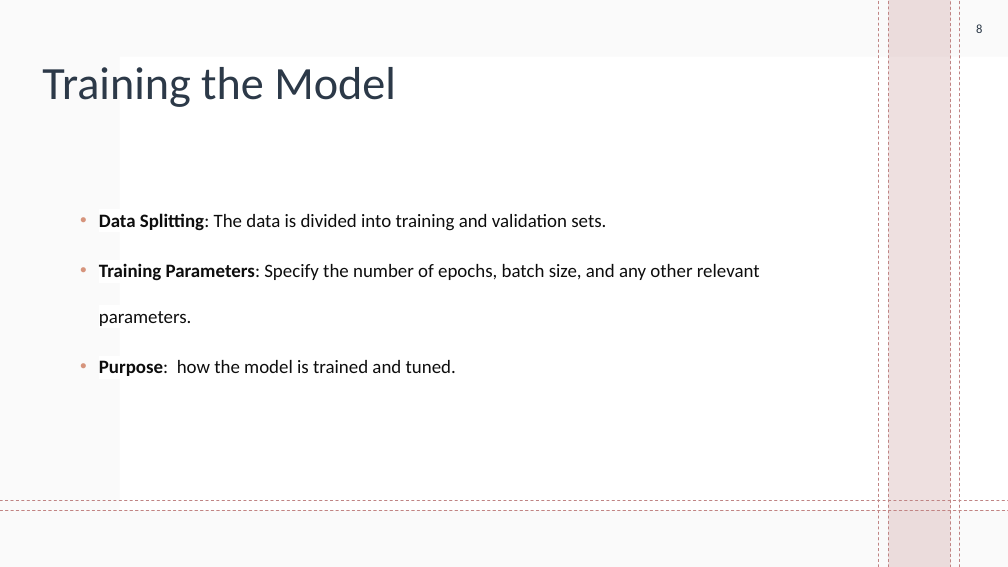
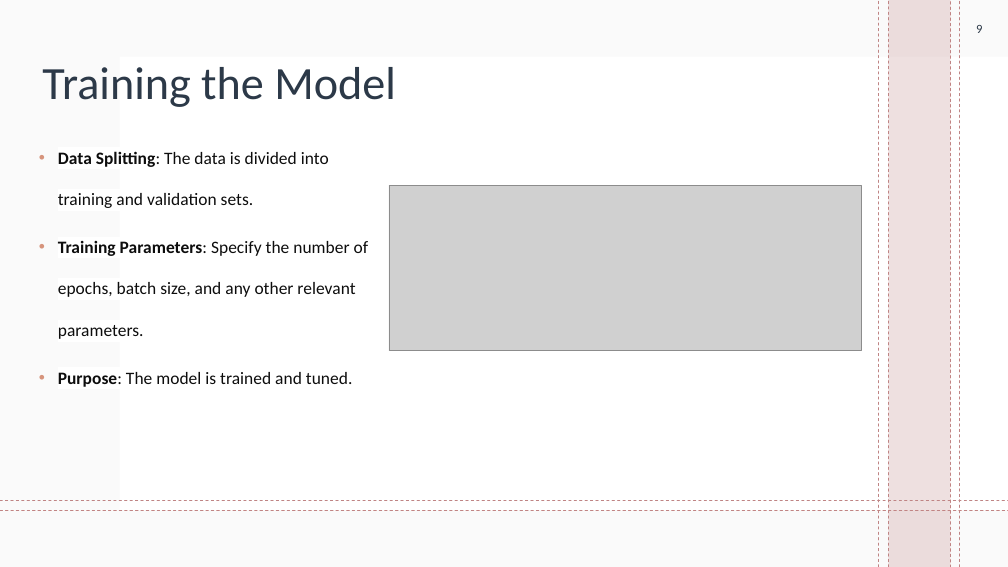
Before and after one commit to Hasansattar/Flaskapp_Amazon_Sentiment_Reviews, a slide deck: slide 9 of Amazon Product Review Sentiments presentation.pptx (slide 8 before the commit). Drawn at 1008x567 pixels with LibreOffice and Linux fonts; fonts in the diff are those of the drawing; grey boxes stand for pictures; background and template pictures are left out. Boxes give left, top, right and bottom in pixels: in the first picture for what was removed or moved away, otherwise in the second. Text is boxed around its words. In the diff, an @@ line names an element or a change of style, - is before the commit and + after.

```diff
--- a/Amazon Product Review Sentiments presentation.pptx
+++ b/Amazon Product Review Sentiments presentation.pptx
@@ page number at [976,25,982,33]: text changed @@
-8
+9
@@ text "Data Splitting: The data is ...": place and size @@
-text "Data Splitting: The data is ..." at [99,213,760,376]
+text "Data Splitting: The data is ..." at [58,151,369,387]
@@ text at [58,151,369,339]: size 18 to 16.6 pt in "Data Splitting: The data is divided into ...", "Training Parameters: Specify the number of epochs, ..." @@
@@ picture added at [389,185,861,351] @@
@@ text at [58,372,353,387]: text changed; size 18 to 16.6 pt @@
-  • Purpose: how the model is trained and tuned.
+  • Purpose: The model is trained and tuned.
```
Also in this commit, not shown: 10 other slides changed, 1 slide added, 1 other file.
